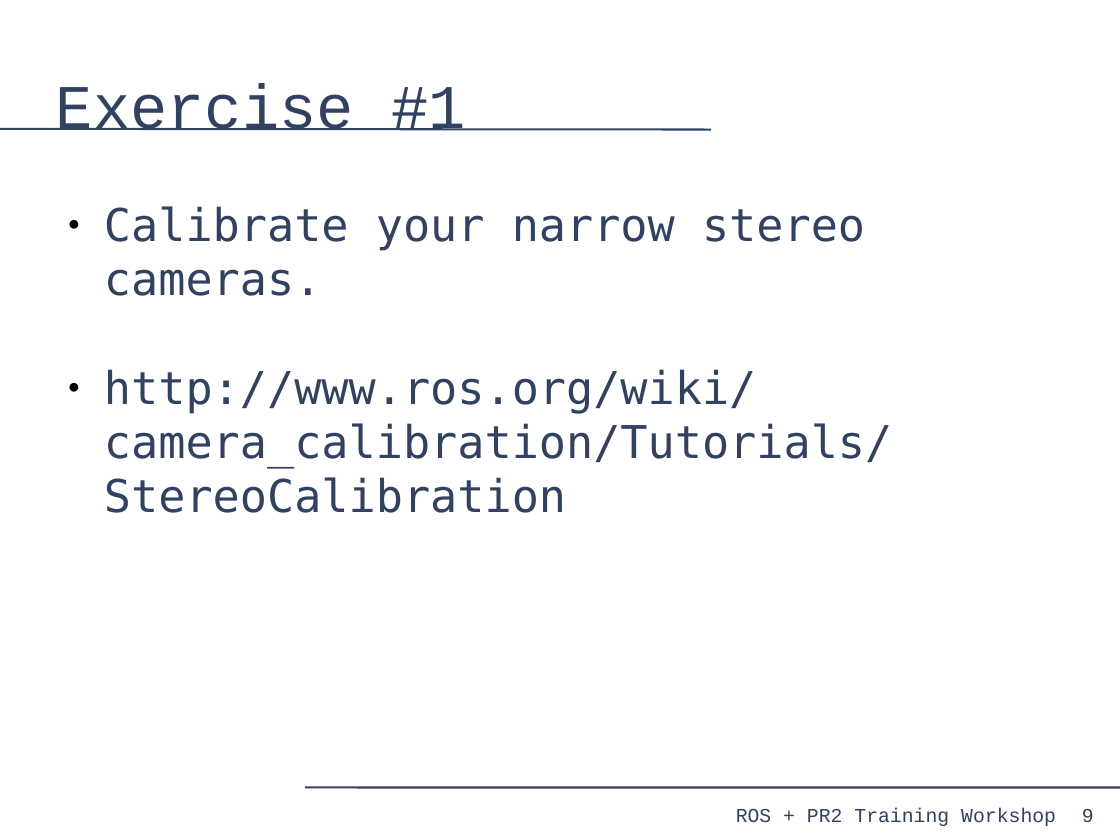
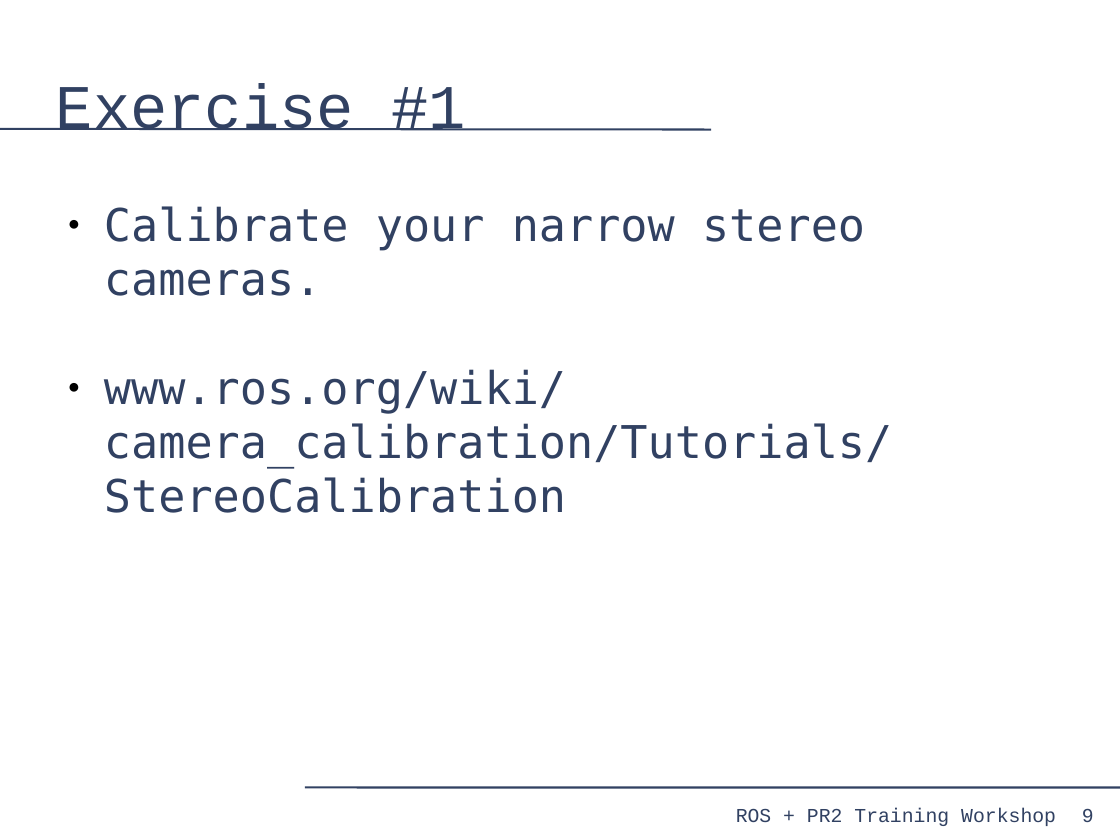
Before and after one commit to PR2/pr2_docs, a slide deck: slide 9 of pr2_training_workshop/processing_camera_data/slides.odp. Drawn at 1120x840 pixels with LibreOffice and Linux fonts; fonts in the diff are those of the drawing. Boxes give left, top, right and bottom in pixels: in the first picture for what was removed or moved away, otherwise in the second. Text is boxed around its words. In the diff, an @@ line names an element or a change of style, - is before the commit and + after.

```diff
--- a/pr2_training_workshop/processing_camera_data/slides.odp
+++ b/pr2_training_workshop/processing_camera_data/slides.odp
@@ text at [104,369,892,513]: text changed @@
-● http://www.ros.org/wiki/camera_calibration/Tutorials/StereoCalibration
+● www.ros.org/wiki/camera_calibration/Tutorials/StereoCalibration
```
Also in this commit, not shown: 6 other slides changed, 1 slide added, 1 slide removed.
